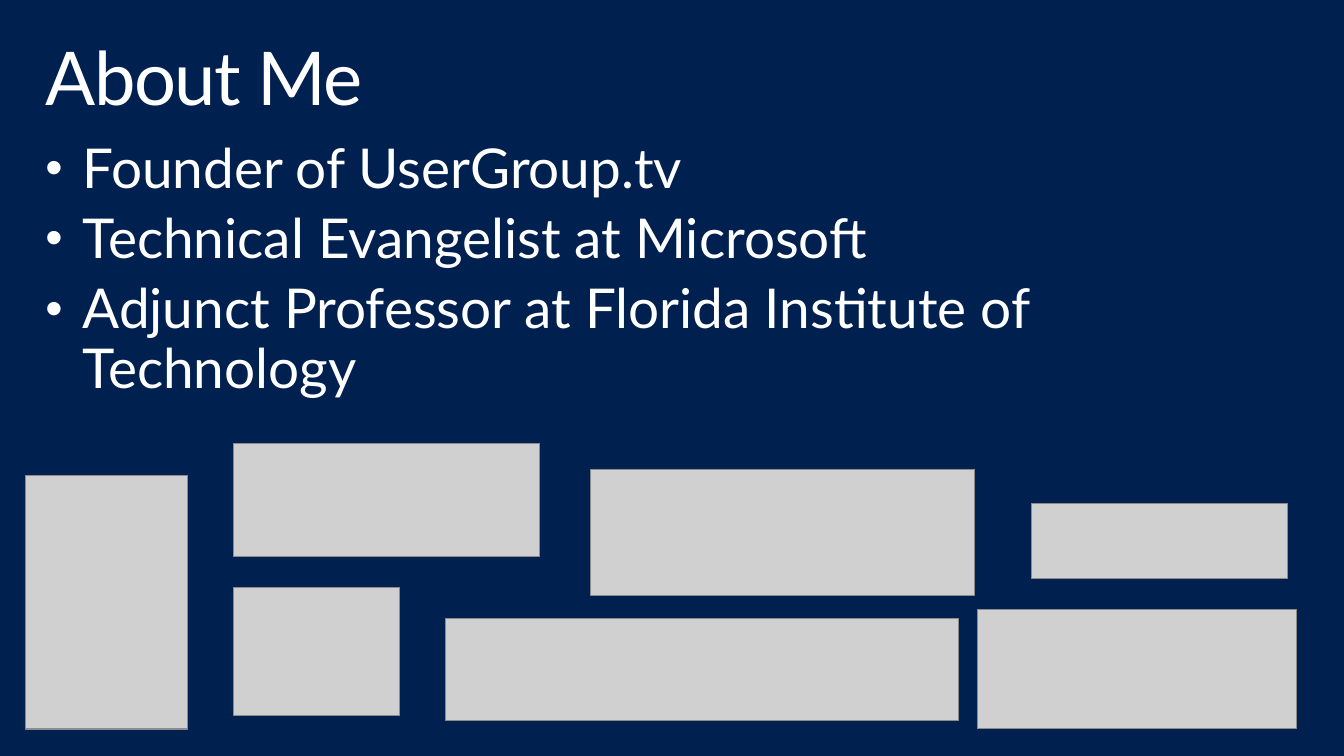
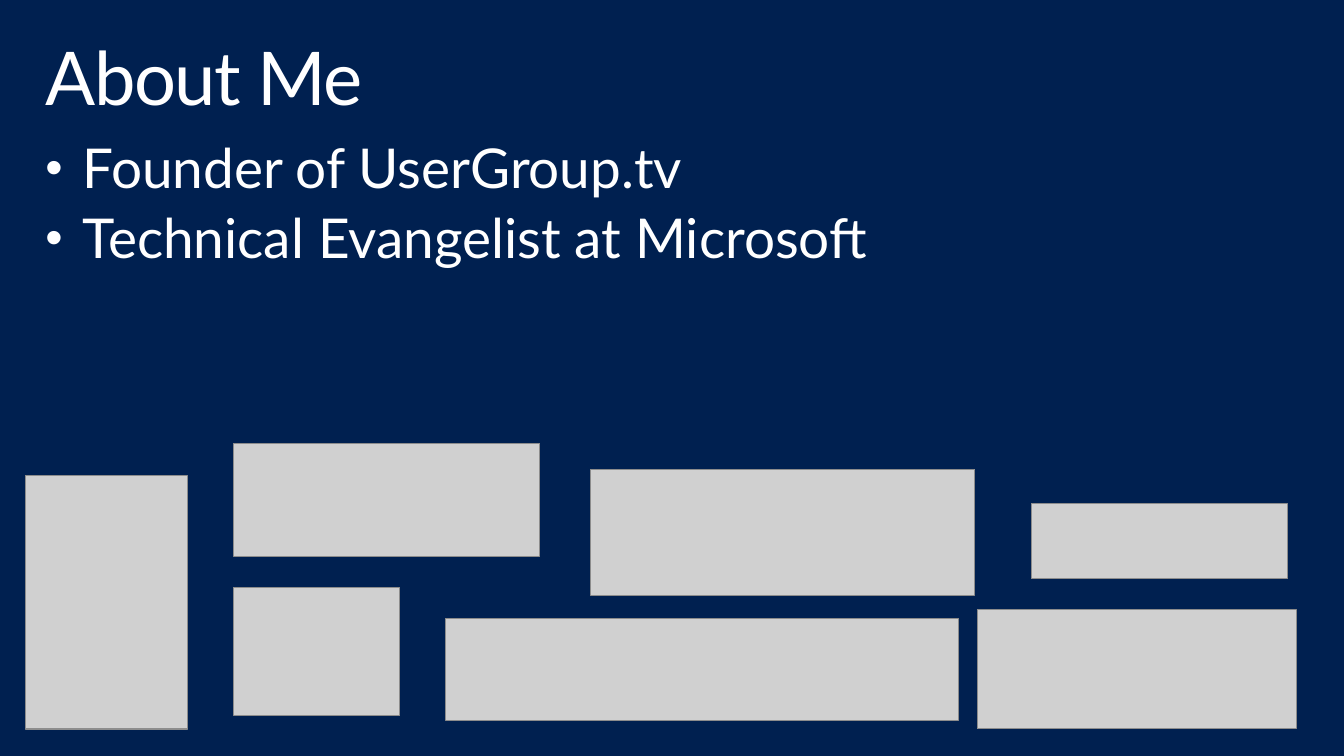
Before and after one commit to shawnweisfeld/20150514_ServiceFabric, a slide deck: slide 2 of Service Fabric.pptx. Drawn at 1344x756 pixels with LibreOffice and Linux fonts; fonts in the diff are those of the drawing; grey boxes stand for pictures; background and template pictures are left out. Boxes give left, top, right and bottom in pixels: in the first picture for what was removed or moved away, otherwise in the second. Text is boxed around its words. In the diff, an @@ line names an element or a change of style, - is before the commit and + after.

```diff
--- a/Service Fabric.pptx
+++ b/Service Fabric.pptx
@@ text at <box>83,287,1031,398</box>: paragraph removed @@
-• Adjunct Professor at Florida Institute of Technology
```
Also in this commit, not shown: 1 other slide changed, 45 slides added, 1 slide removed.
